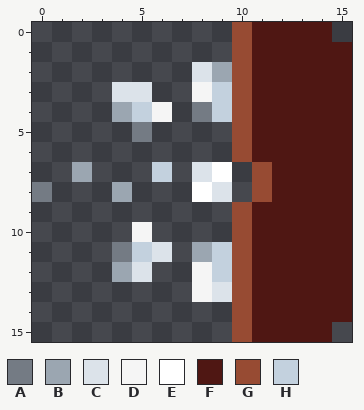
Pixel-art sprite: files/ui_gfx/gun_actions/silver_bullet_on_death.png. This is how it looked before the edit.
The file is 16x16 pixels. Colours within 5 levels of each other are drawn and written as one.
Palette (. is transparent): A #747b84  B #9ba6b1  C #dce3ea  D #f5f5f5  E #ffffff  F #4f1713  G #974b33  H #c3d1de
Pixels before, first column x 0:
 0 ..........GFFFF.
 1 ..........GFFFFF
 2 ........CBGFFFFF
 3 ....CC..DHGFFFFF
 4 ....BHD.AHGFFFFF
 5 .....A....GFFFFF
 6 ..........GFFFFF
 7 ..B...H.CE.GFFFF
 8 A...B...EC.GFFFF
 9 ..........GFFFFF
10 .....D....GFFFFF
11 ....AHC.BHGFFFFF
12 ....BC..DHGFFFFF
13 ........DCGFFFFF
14 ..........GFFFFF
15 ..........GFFFF.
The result:
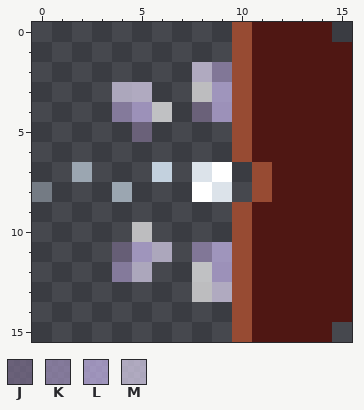
Colours new in this view: J #796c8cb2  K #9f90bcb2  L #c6b6ecb2  M #ded5f1b2
What changed:
colour D: #f5f5f5 -> #f5f5f5b2
Changed rows in their new state; - is a pixel that keeps its letter.
first column x 4:
 2 ----MK
 3 MM---L
 4 KL--JL
 5 -J----
first column x 4:
11 JLM-KL
12 KM---L
13 -----M
